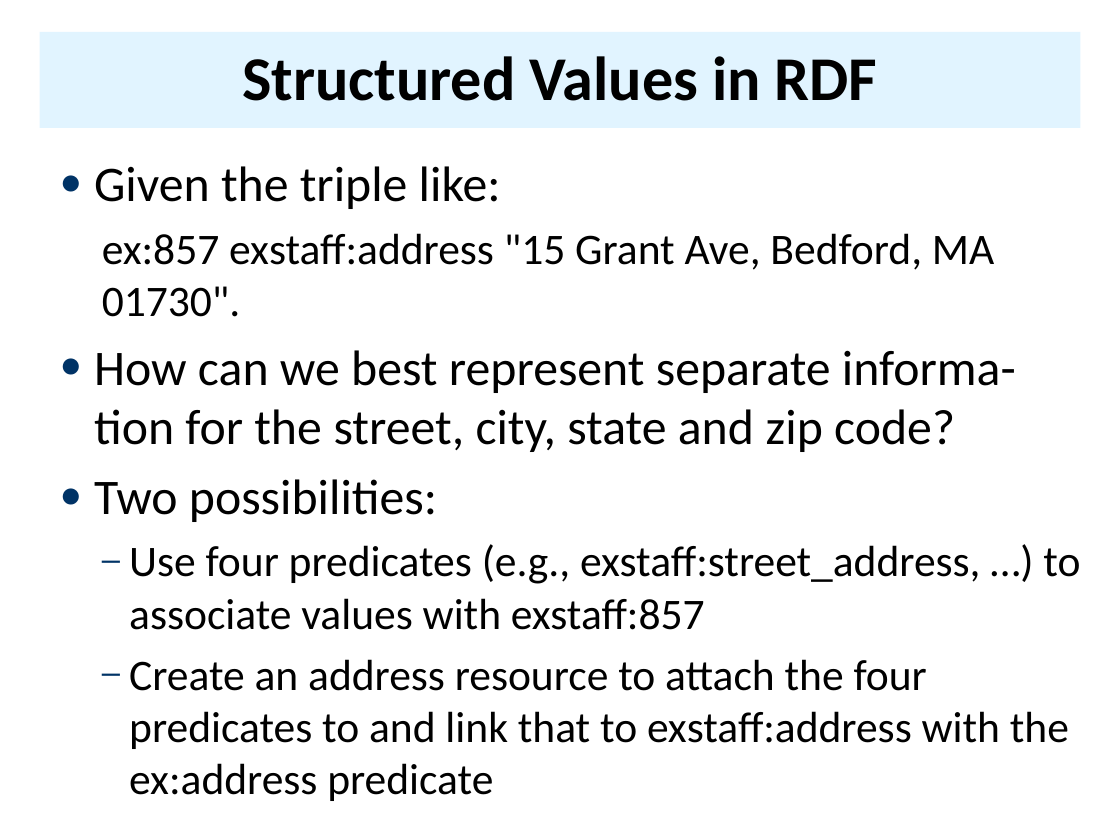
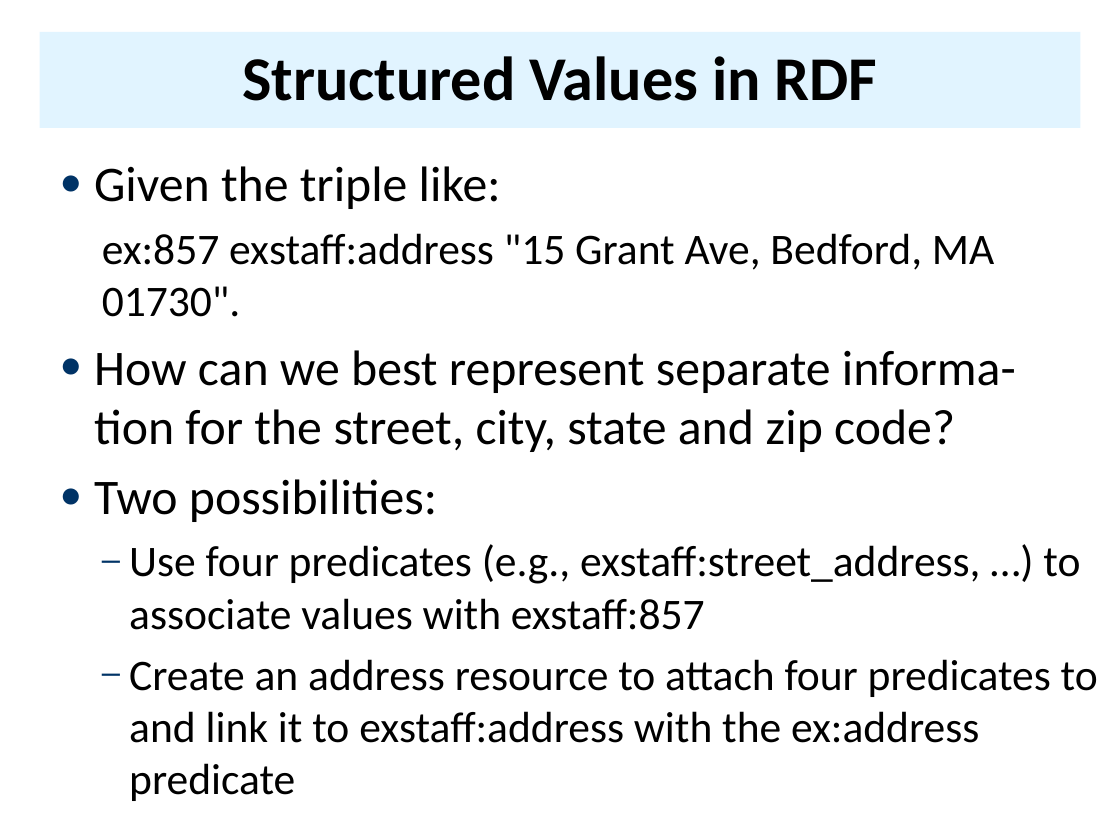
Before and after one commit to UMBC-CMSC-491-691-F19-Knowledge-Graphs/class_material, a slide deck: slide 6 of notes/04_rdf/04rdfSyntax2.pptx. Drawn at 1120x840 pixels with LibreOffice and Linux fonts; fonts in the diff are those of the drawing. Boxes give left, top, right and bottom in pixels: in the first picture for what was removed or moved away, otherwise in the second. Text is boxed around its words. In the diff, an @@ line names an element or a change of style, - is before the commit and + after.

```diff
--- a/notes/04_rdf/04rdfSyntax2.pptx
+++ b/notes/04_rdf/04rdfSyntax2.pptx
@@ text at [129, 659, 1098, 801]: text changed @@
-  – Create an address resource to attach the four predicates to and link that to exstaff:address with the ex:address predicate
+  – Create an address resource to attach four predicates to and link it to exstaff:address with the ex:address predicate
```
Also in this commit, not shown: 2 other slides changed, 1 slide removed, 1 other file.
